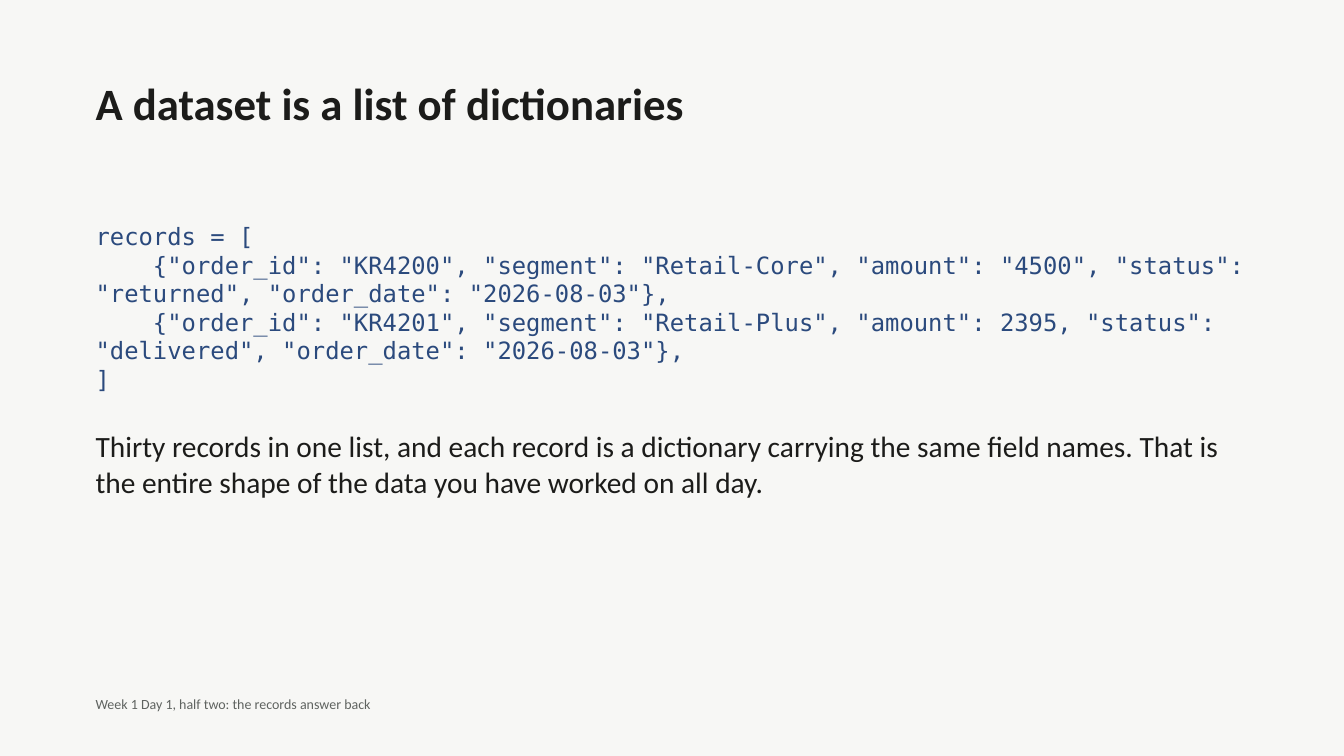
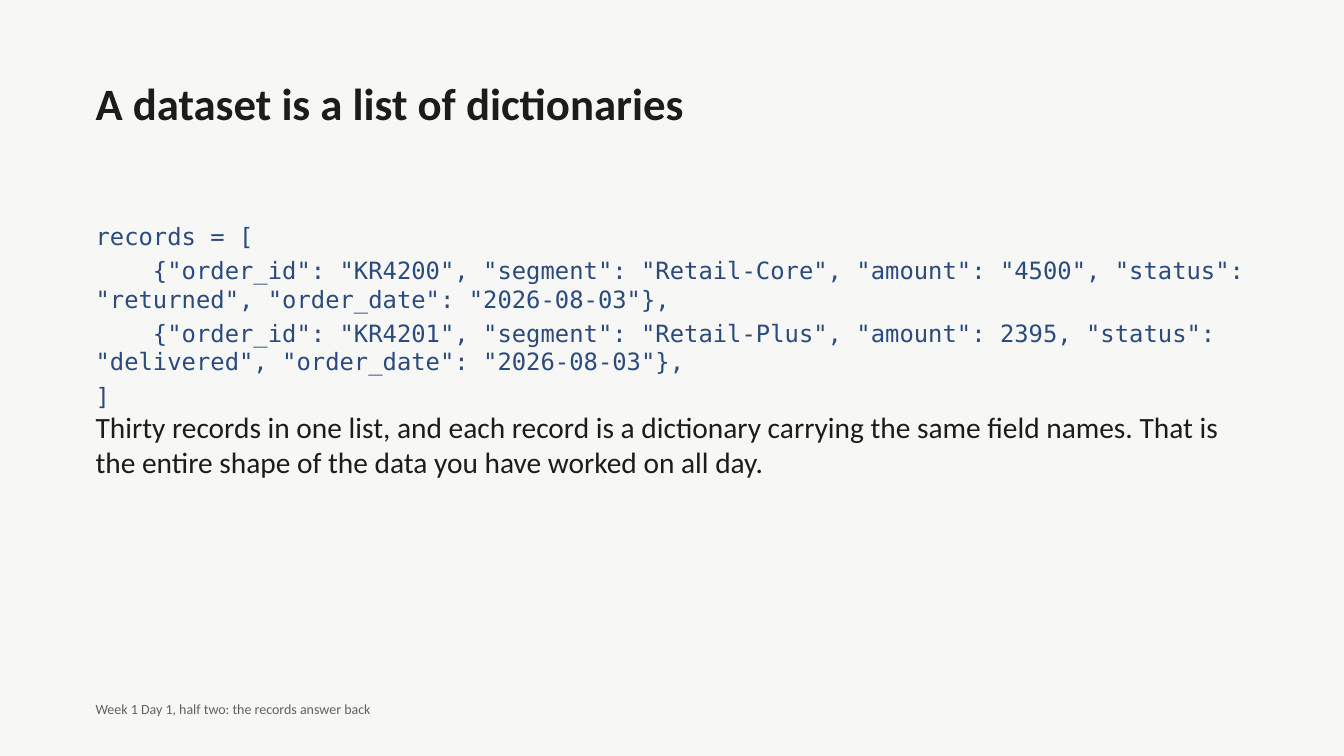
Before and after one commit to fde-academy-lab/c2-content-factory, a slide deck: slide 26 of content/W01/D1/C2_W01_D01_deck_half2_STUDENT.pptx. Drawn at 1344x756 pixels with LibreOffice and Linux fonts; fonts in the diff are those of the drawing. Boxes give left, top, right and bottom in pixels: in the first picture for what was removed or moved away, otherwise in the second. Text is boxed around its words. In the diff, an @@ line names an element or a change of style, - is before the commit and + after.

```diff
--- a/content/W01/D1/C2_W01_D01_deck_half2_STUDENT.pptx
+++ b/content/W01/D1/C2_W01_D01_deck_half2_STUDENT.pptx
@@ text "records = [" at bbox=[96, 227, 1244, 376]: more space between paragraphs @@
@@ text added at bbox=[96, 417, 1218, 478], 21 pt, text #1C1C1A @@
+Thirty records in one list, and each record is a dictionary carrying the same field names. That is the entire shape of the data you have worked on all day.
@@ text at bbox=[96, 436, 1218, 498]: paragraph removed @@
-Thirty records in one list, and each record is a dictionary carrying the same field names. That is the entire shape of the data you have worked on all day.
@@ text "Week 1 Day 1, half ...": place and size @@
-text "Week 1 Day 1, half ..." at bbox=[96, 699, 370, 711]
+text "Week 1 Day 1, half ..." at bbox=[96, 704, 370, 716]
```
Also in this commit, not shown: 31 other slides changed, 7 other files.
